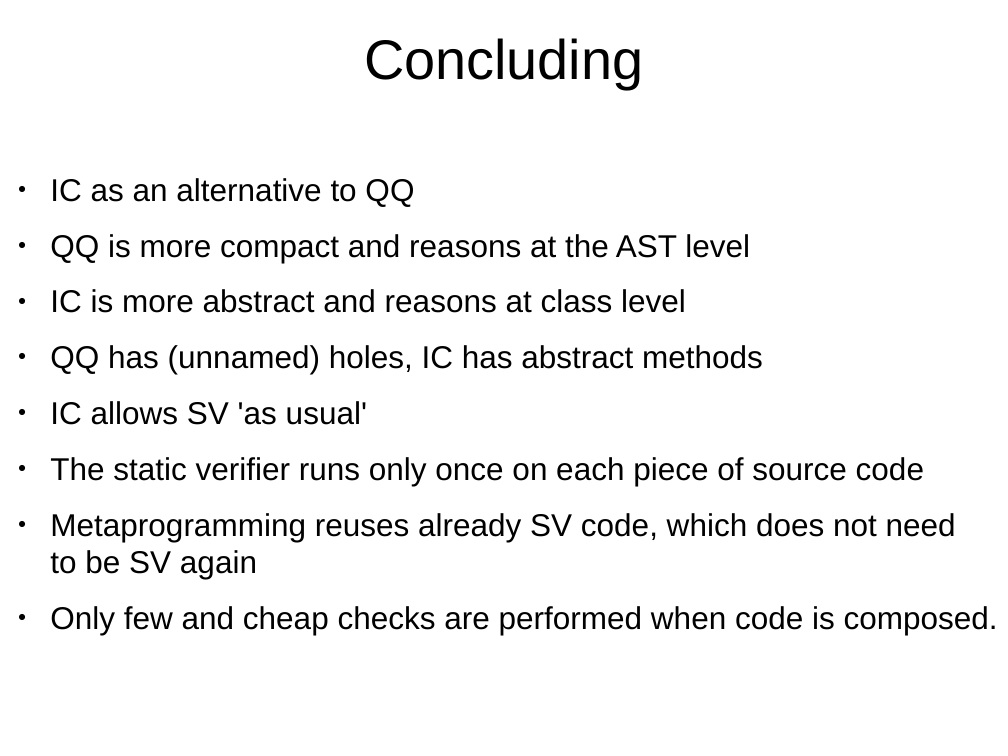
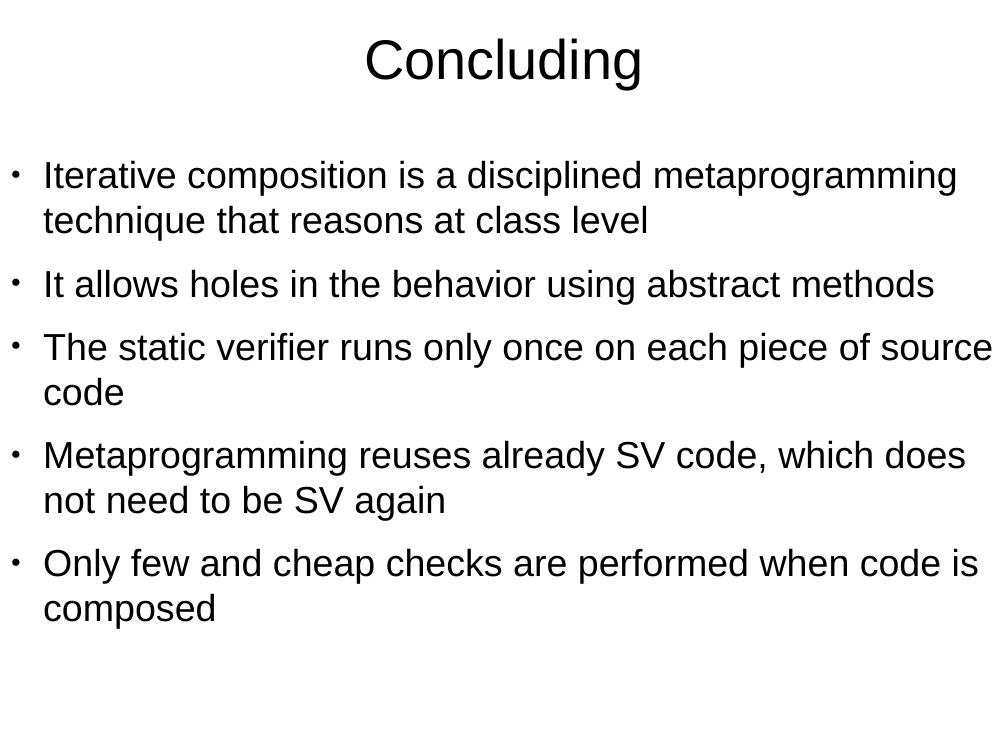
Before and after one commit to ElvisResearchGroup/L42, a slide deck: slide 13 of Main/papers/Sapling2/Slides.odp (slide 11 before the commit). Drawn at 1008x756 pixels with LibreOffice and Linux fonts; fonts in the diff are those of the drawing. Boxes give left, top, right and bottom in pixels: in the first picture for what was removed or moved away, otherwise in the second. Text is boxed around its words. In the diff, an @@ line names an element or a change of style, - is before the commit and + after.

```diff
--- a/Main/papers/Sapling2/Slides.odp
+++ b/Main/papers/Sapling2/Slides.odp
@@ text "Iterative composition is a disciplined ...": place and size @@
-text "Iterative composition is a disciplined ..." at (50, 178, 998, 635)
+text "Iterative composition is a disciplined ..." at (43, 160, 994, 584)
@@ text at (43, 160, 958, 304): text changed; size 24.8 to 29.6 pt @@
-● IC as an alternative to QQ
-● QQ is more compact and reasons at the AST level
-● IC is more abstract and reasons at class level
-● QQ has (unnamed) holes, IC has abstract methods
-● IC allows SV 'as usual'
+● Iterative composition is a disciplined metaprogramming technique that reasons at class level
+● It allows holes in the behavior using abstract methods
@@ text at (43, 332, 994, 520): size 24.8 to 29.6 pt in "The static verifier runs only once on ...", "Metaprogramming reuses already SV code, which does ..." @@
@@ text at (43, 548, 979, 584): text changed; size 24.8 to 29.6 pt @@
-● Only few and cheap checks are performed when code is composed.
+● Only few and cheap checks are performed when code is composed
```
Also in this commit, not shown: 8 other slides changed, 2 slides added, 1 other file.
